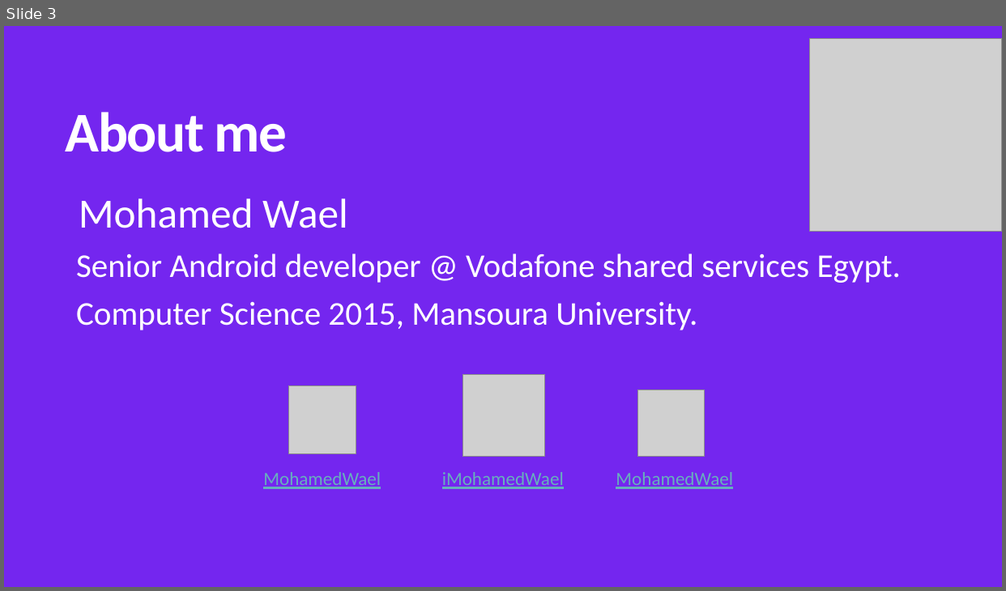
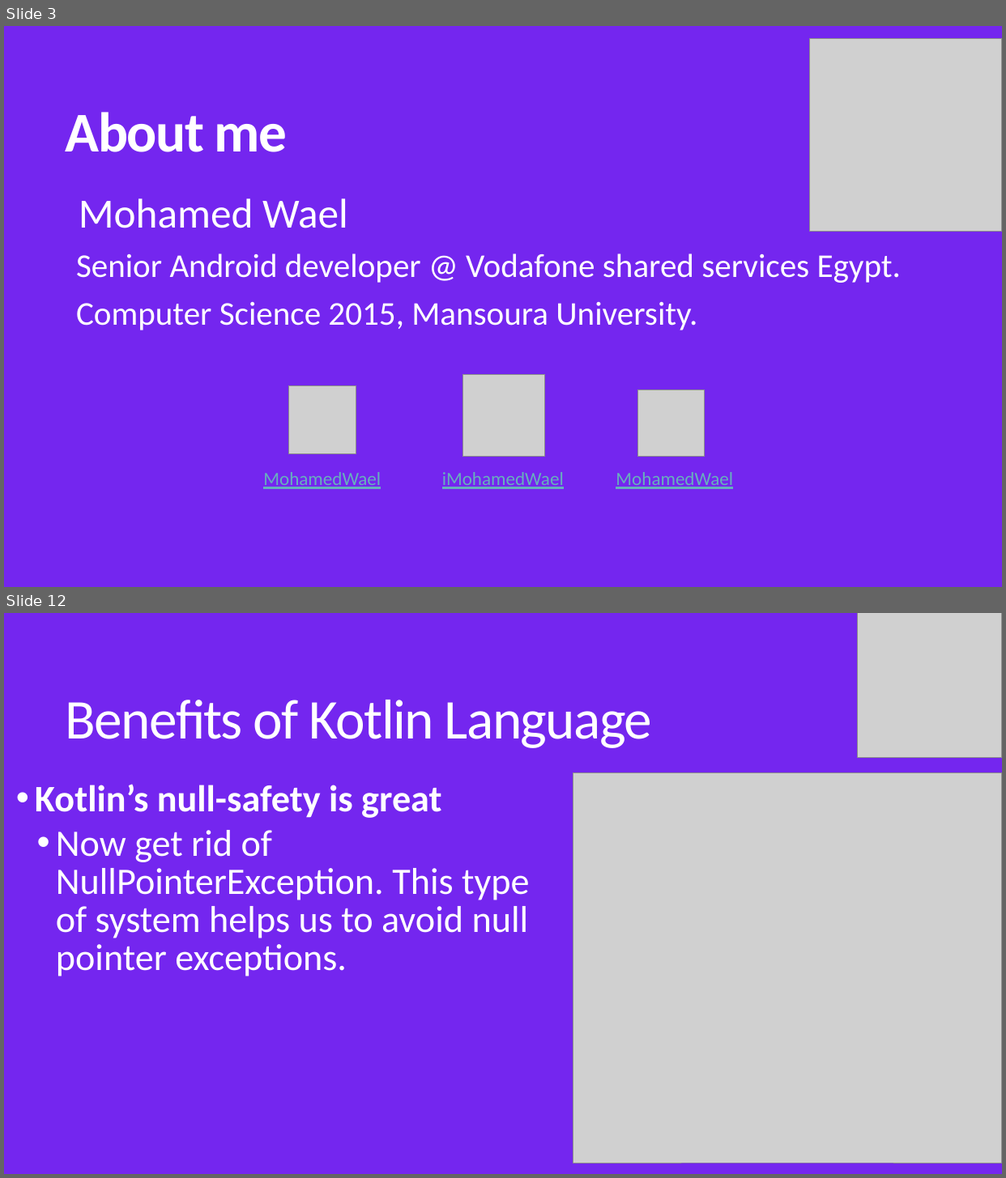
Before and after one commit to MohamedWael/Kotlin-crash-course, a slide deck: kotlin_intro.pptx. Shown one above the other, each under a label of ours: slide 3 before the commit, slides 3 and 12 after it; the slides between them are not shown. The pictures are 1006x591 and 1006x1178 pixels, drawn with LibreOffice and Linux fonts; fonts in the diff are those of the drawing; grey boxes stand for pictures. Boxes give left, top, right and bottom in pixels: in the first picture for what was removed or moved away, otherwise in the second. Text is boxed around its words. In the diff, an @@ line names an element or a change of style, - is before the commit and + after.

```diff
--- a/kotlin_intro.pptx
+++ b/kotlin_intro.pptx
@@ slide 12 added at bbox=[4, 613, 1002, 1174], background #7426EF @@
@@ picture added at bbox=[858, 613, 1002, 757] @@
@@ title added at bbox=[66, 700, 653, 748], 54 pt, text #FFFFFF @@
+Benefits of Kotlin Language
@@ picture added at bbox=[573, 773, 1002, 1163] @@
@@ text added at bbox=[35, 784, 530, 977], 36 pt, text #FFFFFF @@
+• Kotlin’s null-safety is great
+  • Now get rid of NullPointerException. This type of system helps us to avoid null pointer exceptions.
```
Also in this commit, not shown: 2 slides changed, 17 other slides added, 1 slide removed, 4 other files.
